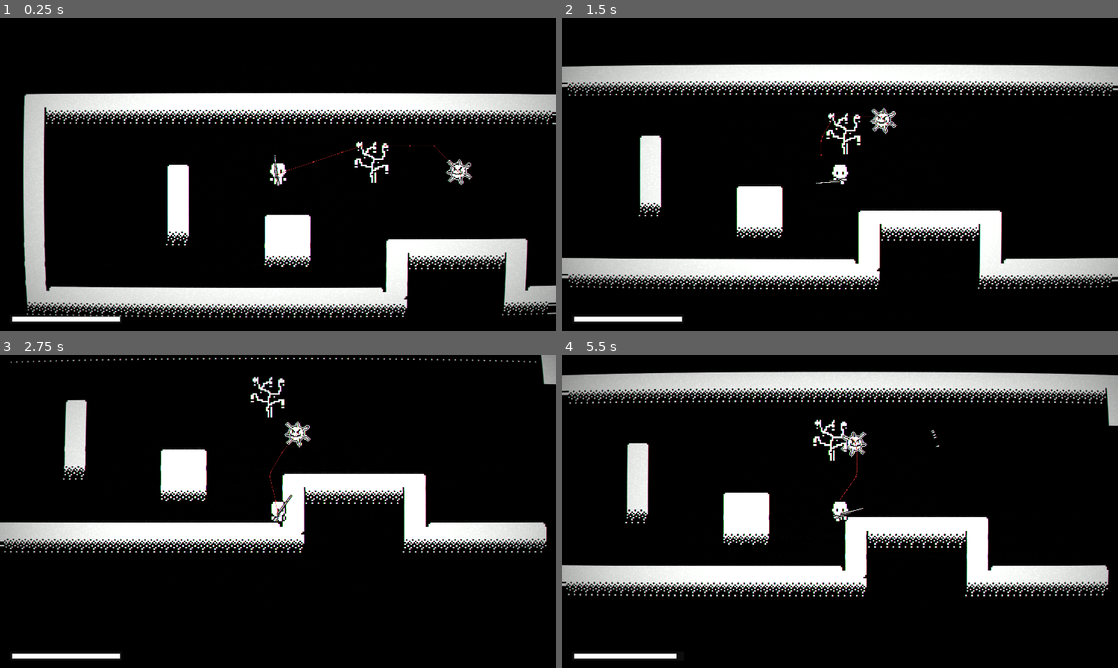
Above: before the commit, frames 1-4 (two rows, left to right).
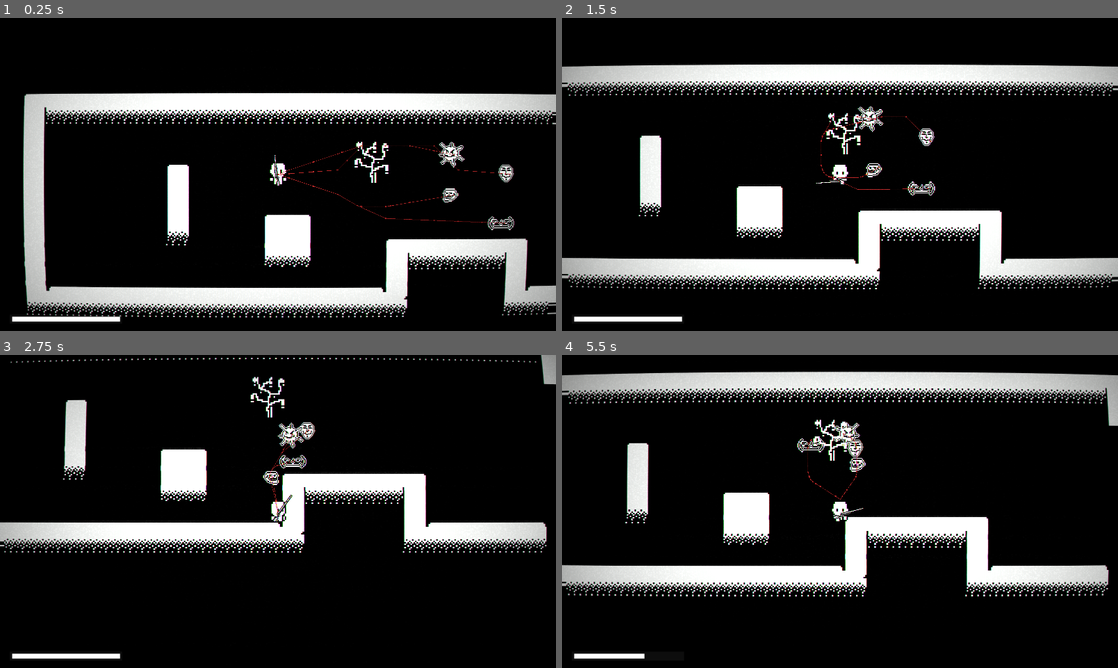
Above: after the commit, the same moments.

Repository: minusxne/GamerDude
Game: Godot game, scene res://survivors_game.tscn
The game is run twice, just before and just after one commit, with the same random seed, the same clock (stepped at 60 frames per second) and the same inputs.
Inputs (mouse positions are in pixels of both pictures, inside the frame that each line leads up to):
- Up to frame 1 (0.25 s): no input
- Up to frame 2 (1.5 s): move the mouse to (962, 158) at 0.52 s; hold D (move_right) 0.53-1.28 s; click (962, 158) at 0.67 s; move the mouse to (728, 190) at 1.27 s; hold S (move_down) from 1.28 s (still down)
- Up to frame 3 (2.75 s): move the mouse to (333, 442) at 2.02 s; release S (move_down) at 2.03 s; hold D (move_right) from 2.03 s (still down)
- Up to frame 4 (5.5 s): move the mouse to (812, 574) at 2.77 s; release D (move_right) at 2.78 s; hold W (move_up) 2.78-3.53 s; click (812, 574) at 2.92 s; move the mouse to (1006, 558) at 3.52 s; hold A (move_left) 3.53-5.03 s; move the mouse to (673, 464) at 4.27 s; move the mouse to (867, 511) at 5.02 s; hold S (move_down) from 5.03 s (still down); click (867, 511) at 5.17 s

The runs differ from the first frame. In frame 1, 0.9% of the frame differs, in the area x 50-93%, y 39-68%; in frame 2, 0.8%; in frame 3, 0.6%; in frame 4, 0.7%.

Commit message:
enhancement: added all 4 pathfinding contact damage enemies

Diff:
--- /dev/null
+++ b/enemy_anon.tscn
@@ -0,0 +1,116 @@
+[gd_scene load_steps=12 format=3 uid="uid://bu8ksvemwyy6m"]
+
+[ext_resource type="Script" path="res://enemy.gd" id="1_tsdf0"]
+[ext_resource type="Texture2D" uid="uid://8y8wadvg45uh" path="res://tilemap/Ws.png" id="2_338iw"]
+
+[sub_resource type="AtlasTexture" id="AtlasTexture_0qxxp"]
+atlas = ExtResource("2_338iw")
+region = Rect2(272, 432, 32, 32)
+
+[sub_resource type="AtlasTexture" id="AtlasTexture_6e0mq"]
+atlas = ExtResource("2_338iw")
+region = Rect2(272, 464, 32, 32)
+
+[sub_resource type="AtlasTexture" id="AtlasTexture_sg4gj"]
+atlas = ExtResource("2_338iw")
+region = Rect2(432, 432, 32, 32)
+
+[sub_resource type="AtlasTexture" id="AtlasTexture_inb8r"]
+atlas = ExtResource("2_338iw")
+region = Rect2(432, 464, 32, 32)
+
+[sub_resource type="AtlasTexture" id="AtlasTexture_wrcu7"]
+atlas = ExtResource("2_338iw")
+region = Rect2(272, 400, 32, 32)
+
+[sub_resource type="AtlasTexture" id="AtlasTexture_i0c6j"]
+atlas = ExtResource("2_338iw")
+region = Rect2(432, 400, 32, 32)
+
+[sub_resource type="SpriteFrames" id="SpriteFrames_g7b2r"]
+animations = [{
+"frames": [{
+"duration": 1.0,
+"texture": SubResource("AtlasTexture_0qxxp")
+}, {
+"duration": 1.0,
+"texture": SubResource("AtlasTexture_6e0mq")
+}],
+"loop": true,
+"name": &"default_left",
+"speed": 5.0
+}, {
+"frames": [{
+"duration": 1.0,
+"texture": SubResource("AtlasTexture_sg4gj")
+}, {
+"duration": 1.0,
+"texture": SubResource("AtlasTexture_inb8r")
+}],
+"loop": true,
+"name": &"default_right",
+"speed": 5.0
+}, {
+"frames": [{
+"duration": 1.0,
+"texture": SubResource("AtlasTexture_wrcu7")
+}],
+"loop": true,
+"name": &"hurt_left",
+"speed": 5.0
+}, {
+"frames": [{
+"duration": 1.0,
+"texture": SubResource("AtlasTexture_i0c6j")
+}],
+"loop": true,
+"name": &"hurt_right",
+"speed": 5.0
+}]
+
+[sub_resource type="CircleShape2D" id="CircleShape2D_24mqb"]
+radius = 28.0179
+
+[sub_resource type="CircleShape2D" id="CircleShape2D_tmsed"]
+radius = 26.0
+
+[node name="enemy" type="CharacterBody2D"]
+collision_layer = 2
+collision_mask = 3
+motion_mode = 1
+script = ExtResource("1_tsdf0")
+
+[node name="AnimatedSprite2D" type="AnimatedSprite2D" parent="."]
+texture_filter = 1
+position = Vector2(-1, 1)
+scale = Vector2(2.44531, 2.47656)
+sprite_frames = SubResource("SpriteFrames_g7b2r")
+animation = &"default_left"
+
+[node name="CollisionShape2D" type="CollisionShape2D" parent="."]
+position = Vector2(0, -2)
+shape = SubResource("CircleShape2D_24mqb")
+
+[node name="NavigationAgent2D" type="NavigationAgent2D" parent="."]
+unique_name_in_owner = true
+radius = 38.57
+debug_enabled = true
+
+[node name="PathTimer" type="Timer" parent="."]
+wait_time = 0.15
+autostart = true
+
+[node name="hurtarea" type="Area2D" parent="."]
+position = Vector2(0, 1)
+
+[node name="hurtbox" type="CollisionShape2D" parent="hurtarea"]
+position = Vector2(0, -3)
+shape = SubResource("CircleShape2D_tmsed")
+debug_color = Color(1, 0, 0, 0.439216)
+
+[node name="DamageAnimTimer" type="Timer" parent="."]
+unique_name_in_owner = true
+wait_time = 0.25
+
+[connection signal="timeout" from="PathTimer" to="." method="_on_timer_timeout"]
+[connection signal="timeout" from="DamageAnimTimer" to="." method="_on_damage_anim_timer_timeout"]
--- /dev/null
+++ b/enemy_lenny.tscn
@@ -0,0 +1,121 @@
+[gd_scene load_steps=12 format=3 uid="uid://bt2rab5k2tnj7"]
+
+[ext_resource type="Script" path="res://enemy.gd" id="1_fqeny"]
+[ext_resource type="Texture2D" uid="uid://8y8wadvg45uh" path="res://tilemap/Ws.png" id="2_4w04n"]
+
+[sub_resource type="AtlasTexture" id="AtlasTexture_fmty2"]
+atlas = ExtResource("2_4w04n")
+region = Rect2(336, 432, 32, 32)
+
+[sub_resource type="AtlasTexture" id="AtlasTexture_f1587"]
+atlas = ExtResource("2_4w04n")
+region = Rect2(336, 464, 32, 32)
+
+[sub_resource type="AtlasTexture" id="AtlasTexture_j0h32"]
+atlas = ExtResource("2_4w04n")
+region = Rect2(368, 432, 32, 32)
+
+[sub_resource type="AtlasTexture" id="AtlasTexture_mhhtf"]
+atlas = ExtResource("2_4w04n")
+region = Rect2(368, 464, 32, 32)
+
+[sub_resource type="AtlasTexture" id="AtlasTexture_1m7dq"]
+atlas = ExtResource("2_4w04n")
+region = Rect2(336, 400, 32, 32)
+
+[sub_resource type="AtlasTexture" id="AtlasTexture_o2i03"]
+atlas = ExtResource("2_4w04n")
+region = Rect2(368, 400, 32, 32)
+
+[sub_resource type="SpriteFrames" id="SpriteFrames_fr3i2"]
+animations = [{
+"frames": [{
+"duration": 1.0,
+"texture": SubResource("AtlasTexture_fmty2")
+}, {
+"duration": 1.0,
+"texture": SubResource("AtlasTexture_f1587")
+}],
+"loop": true,
+"name": &"default_left",
+"speed": 5.0
+}, {
+"frames": [{
+"duration": 1.0,
+"texture": SubResource("AtlasTexture_j0h32")
+}, {
+"duration": 1.0,
+"texture": SubResource("AtlasTexture_mhhtf")
+}],
+"loop": true,
+"name": &"default_right",
+"speed": 5.0
+}, {
+"frames": [{
+"duration": 1.0,
+"texture": SubResource("AtlasTexture_1m7dq")
+}],
+"loop": true,
+"name": &"hurt_left",
+"speed": 5.0
+}, {
+"frames": [{
+"duration": 1.0,
+"texture": SubResource("AtlasTexture_o2i03")
+}],
+"loop": true,
+"name": &"hurt_right",
+"speed": 5.0
+}]
+
+[sub_resource type="CapsuleShape2D" id="CapsuleShape2D_2a35r"]
+radius = 25.0665
+height = 88.4676
+
+[sub_resource type="CapsuleShape2D" id="CapsuleShape2D_2vlsb"]
+radius = 24.0
+height = 90.0
+
+[node name="enemy" type="CharacterBody2D"]
+collision_layer = 2
+collision_mask = 3
+motion_mode = 1
+script = ExtResource("1_fqeny")
+
+[node name="AnimatedSprite2D" type="AnimatedSprite2D" parent="."]
+texture_filter = 1
+position = Vector2(0, -1)
+scale = Vector2(3.10156, 3.15625)
+sprite_frames = SubResource("SpriteFrames_fr3i2")
+animation = &"hurt_right"
+
+[node name="CollisionShape2D" type="CollisionShape2D" parent="."]
+position = Vector2(0, -2)
+rotation = 1.52367
+shape = SubResource("CapsuleShape2D_2a35r")
+
+[node name="NavigationAgent2D" type="NavigationAgent2D" parent="."]
+unique_name_in_owner = true
+radius = 38.57
+debug_enabled = true
+
+[node name="PathTimer" type="Timer" parent="."]
+wait_time = 0.15
+autostart = true
+
+[node name="hurtarea" type="Area2D" parent="."]
+position = Vector2(0, 1)
+
+[node name="hurtbox" type="CollisionShape2D" parent="hurtarea"]
+position = Vector2(-1, -2)
+rotation = 1.55509
+scale = Vector2(1.055, 1.055)
+shape = SubResource("CapsuleShape2D_2vlsb")
+debug_color = Color(1, 0, 0, 0.439216)
+
+[node name="DamageAnimTimer" type="Timer" parent="."]
+unique_name_in_owner = true
+wait_time = 0.25
+
+[connection signal="timeout" from="PathTimer" to="." method="_on_timer_timeout"]
+[connection signal="timeout" from="DamageAnimTimer" to="." method="_on_damage_anim_timer_timeout"]
--- /dev/null
+++ b/enemy_troll.tscn
@@ -0,0 +1,116 @@
+[gd_scene load_steps=12 format=3 uid="uid://dodvlx7ww6880"]
+
+[ext_resource type="Script" path="res://enemy.gd" id="1_wkx8n"]
+[ext_resource type="Texture2D" uid="uid://8y8wadvg45uh" path="res://tilemap/Ws.png" id="2_f6gev"]
+
+[sub_resource type="AtlasTexture" id="AtlasTexture_x0tba"]
+atlas = ExtResource("2_f6gev")
+region = Rect2(304, 432, 32, 32)
+
+[sub_resource type="AtlasTexture" id="AtlasTexture_v2pxu"]
+atlas = ExtResource("2_f6gev")
+region = Rect2(304, 464, 32, 32)
+
+[sub_resource type="AtlasTexture" id="AtlasTexture_wo60d"]
+atlas = ExtResource("2_f6gev")
+region = Rect2(400, 432, 32, 32)
+
+[sub_resource type="AtlasTexture" id="AtlasTexture_hmkgd"]
+atlas = ExtResource("2_f6gev")
+region = Rect2(400, 464, 32, 32)
+
+[sub_resource type="AtlasTexture" id="AtlasTexture_3o5a8"]
+atlas = ExtResource("2_f6gev")
+region = Rect2(304, 400, 32, 32)
+
+[sub_resource type="AtlasTexture" id="AtlasTexture_32tv2"]
+atlas = ExtResource("2_f6gev")
+region = Rect2(400, 400, 32, 32)
+
+[sub_resource type="SpriteFrames" id="SpriteFrames_u4ylx"]
+animations = [{
+"frames": [{
+"duration": 1.0,
+"texture": SubResource("AtlasTexture_x0tba")
+}, {
+"duration": 1.0,
+"texture": SubResource("AtlasTexture_v2pxu")
+}],
+"loop": true,
+"name": &"default_left",
+"speed": 5.0
+}, {
+"frames": [{
+"duration": 1.0,
+"texture": SubResource("AtlasTexture_wo60d")
+}, {
+"duration": 1.0,
+"texture": SubResource("AtlasTexture_hmkgd")
+}],
+"loop": true,
+"name": &"default_right",
+"speed": 5.0
+}, {
+"frames": [{
+"duration": 1.0,
+"texture": SubResource("AtlasTexture_3o5a8")
+}],
+"loop": true,
+"name": &"hurt_left",
+"speed": 5.0
+}, {
+"frames": [{
+"duration": 1.0,
+"texture": SubResource("AtlasTexture_32tv2")
+}],
+"loop": true,
+"name": &"hurt_right",
+"speed": 5.0
+}]
+
+[sub_resource type="CircleShape2D" id="CircleShape2D_24mqb"]
+radius = 28.0179
+
+[sub_resource type="CircleShape2D" id="CircleShape2D_tmsed"]
+radius = 26.0
+
+[node name="enemy" type="CharacterBody2D"]
+collision_layer = 2
+collision_mask = 3
+motion_mode = 1
+script = ExtResource("1_wkx8n")
+
+[node name="AnimatedSprite2D" type="AnimatedSprite2D" parent="."]
+texture_filter = 1
+position = Vector2(-2, -2)
+scale = Vector2(2.96875, 3.15625)
+sprite_frames = SubResource("SpriteFrames_u4ylx")
+animation = &"hurt_right"
+
+[node name="CollisionShape2D" type="CollisionShape2D" parent="."]
+position = Vector2(0, -2)
+shape = SubResource("CircleShape2D_24mqb")
+
+[node name="NavigationAgent2D" type="NavigationAgent2D" parent="."]
+unique_name_in_owner = true
+radius = 38.57
+debug_enabled = true
+
+[node name="PathTimer" type="Timer" parent="."]
+wait_time = 0.15
+autostart = true
+
+[node name="hurtarea" type="Area2D" parent="."]
+position = Vector2(0, 1)
+
+[node name="hurtbox" type="CollisionShape2D" parent="hurtarea"]
+position = Vector2(0, -3)
+shape = SubResource("CircleShape2D_tmsed")
+debug_color = Color(1, 0, 0, 0.439216)
+
+[node name="DamageAnimTimer" type="Timer" parent="."]
+unique_name_in_owner = true
+wait_time = 0.25
+
+[connection signal="timeout" from="PathTimer" to="." method="_on_timer_timeout"]
+[connection signal="timeout" from="DamageAnimTimer" to="." method="_on_damage_anim_timer_timeout"]
--- a/enemy.tscn
+++ b/enemy_virus.tscn
@@ -72,7 +72,7 @@
 radius = 28.0179
 
 [sub_resource type="CircleShape2D" id="CircleShape2D_tmsed"]
-radius = 28.0179
+radius = 26.0
 
 [node name="enemy" type="CharacterBody2D"]
 collision_layer = 2
--- a/survivors_game.tscn
+++ b/survivors_game.tscn
@@ -1,11 +1,14 @@
-[gd_scene load_steps=26 format=4 uid="uid://crfgpgvybr827"]
+[gd_scene load_steps=29 format=4 uid="uid://crfgpgvybr827"]
 
 [ext_resource type="PackedScene" uid="uid://c2wsmmjynx08p" path="res://player.tscn" id="1_owmx7"]
 [ext_resource type="Script" path="res://survivors_game.gd" id="1_p6fy1"]
 [ext_resource type="Shader" path="res://survivors_game.gdshader" id="2_1ia4y"]
 [ext_resource type="PackedScene" uid="uid://dtkngk0ftv5ak" path="res://progress_bar.tscn" id="2_q5vui"]
 [ext_resource type="Texture2D" uid="uid://8y8wadvg45uh" path="res://tilemap/Ws.png" id="4_yvf77"]
-[ext_resource type="PackedScene" uid="uid://cmc6vbae6ysuv" path="res://enemy.tscn" id="9_iugxf"]
+[ext_resource type="PackedScene" uid="uid://dodvlx7ww6880" path="res://enemy_troll.tscn" id="7_k71v4"]
+[ext_resource type="PackedScene" uid="uid://bu8ksvemwyy6m" path="res://enemy_anon.tscn" id="8_mm500"]
+[ext_resource type="PackedScene" uid="uid://cmc6vbae6ysuv" path="res://enemy_virus.tscn" id="9_iugxf"]
+[ext_resource type="PackedScene" uid="uid://bt2rab5k2tnj7" path="res://enemy_lenny.tscn" id="9_w20ad"]
 
 [sub_resource type="ShaderMaterial" id="ShaderMaterial_sigjn"]
 shader = ExtResource("2_1ia4y")
@@ -650,8 +653,17 @@
 tile_map_data = PackedByteArray("AAAGAAUAAAALAAcAAAAHAAQAAAAKAAkAAAAGAAQAAAAKAAkAAAAFAAQAAAAKAAkAAAAEAAQAAAAKAAkAAAALAA …(2400 unchanged characters)…
 tile_set = SubResource("TileSet_8i6lo")
 
-[node name="enemy" parent="." instance=ExtResource("9_iugxf")]
-position = Vector2(1609, 519)
+[node name="enemy2" parent="." instance=ExtResource("9_iugxf")]
+position = Vector2(1586, 451)
+
+[node name="enemy3" parent="." instance=ExtResource("7_k71v4")]
+position = Vector2(1584, 590)
+
+[node name="enemy" parent="." instance=ExtResource("8_mm500")]
+position = Vector2(1781, 518)
+
+[node name="enemy4" parent="." instance=ExtResource("9_w20ad")]
+position = Vector2(1763, 688)
 
 [connection signal="health_depleted" from="Player" to="." method="_on_player_health_depleted"]
 [connection signal="timeout" from="Timer" to="." method="_on_timer_timeout"]
